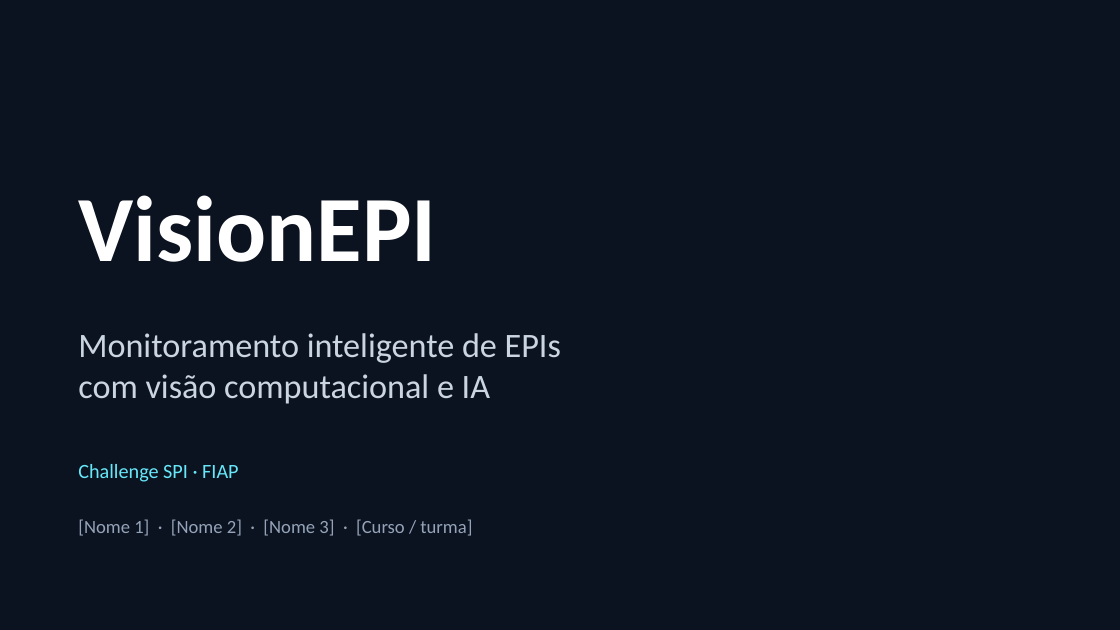
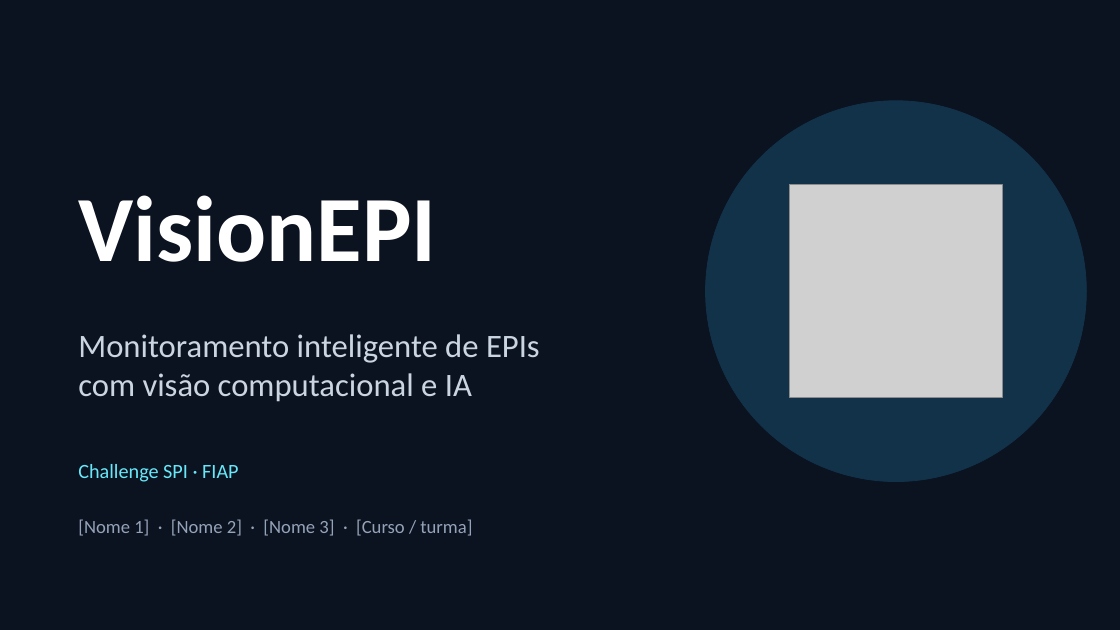
Before and after one commit to bolla-X/Challenge_5550, a slide deck: slide 1 of docs/pitch/VisionEPI-pitch-v2.pptx. Drawn at 1120x630 pixels with LibreOffice and Linux fonts; fonts in the diff are those of the drawing; grey boxes stand for pictures. Boxes give left, top, right and bottom in pixels: in the first picture for what was removed or moved away, otherwise in the second. Text is boxed around its words. In the diff, an @@ line names an element or a change of style, - is before the commit and + after.

```diff
--- a/docs/pitch/VisionEPI-pitch-v2.pptx
+++ b/docs/pitch/VisionEPI-pitch-v2.pptx
@@ ellipse added at (x1=706, y1=101, x2=1086, y2=482), fill #12324A, outline #12324A 0.5 pt @@
@@ picture added at (x1=790, y1=185, x2=1002, y2=398) @@
@@ text "Monitoramento inteligente de EPIs" at (x1=78, y1=334, x2=540, y2=402): size 22 to 21 pt @@
```
Also in this commit, not shown: 8 other slides changed, 1 other file.
